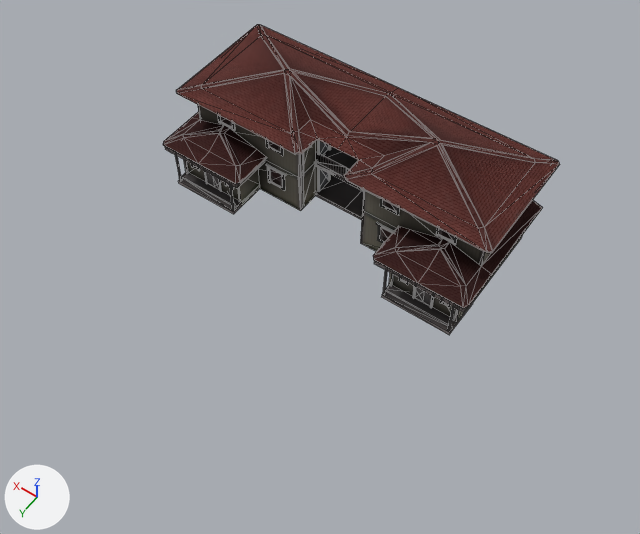
A saved change to the glTF model scene/building.glb.
The view is the same before and after, from a camera (50 mm lens) standing at (-152.0, 233.0, 308.0) and looking at (-15.0, 41.0, 6.0). Lighting does not change. The marker at lower left points along +X, +Y and +Z. Mesh edges are drawn as thin lines. Where no turn or scale is listed for an object, it has been applied to the vertices.

The first picture shows 'City_building_026'.
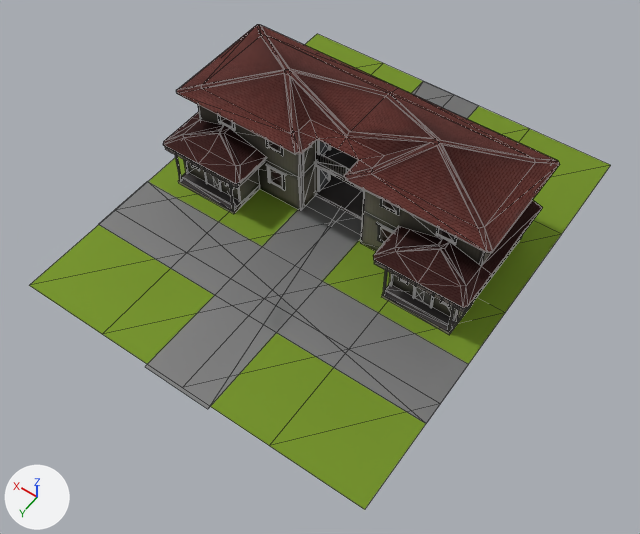
The newer file is also turned or shifted as a whole; pictures and numbers use the older file's frame.

Pixel boxes [x1, y1, x2, y2] of what changed, in the pictures (640 x 534 px):
'Plane001', added (green)
    after: [29, 34, 611, 510]
'Plane.001', added
    after: [99, 181, 469, 424]
'Plane', added
    after: [145, 81, 478, 409]

Edits to the bpy script that builds the scene:
```text
Add mat_20___default_006:
    mat_20___default_006 = principled_material('20 - Default.006')
    mat_20___default_006.base_color = (0.31, 0.455, 0.0588)  # green #97b445
    mat_20___default_006.metallic = 1.0
    mat_20___default_006.roughness = 0.859
Add mat_20___defaulta_013:
    mat_20___defaulta_013 = principled_material('20 - Defaulta.013')
    mat_20___defaulta_013.base_color = (0.271, 0.271, 0.271)  # grey #8e8e8e
    mat_20___defaulta_013.metallic = 1.0
    mat_20___defaulta_013.roughness = 0.717
Add mat_20___defaulta_012:
    mat_20___defaulta_012 = principled_material('20 - Defaulta.012')
    mat_20___defaulta_012.base_color = (0.271, 0.271, 0.271)  # grey #8e8e8e
    mat_20___defaulta_012.metallic = 1.0
    mat_20___defaulta_012.roughness = 0.717
Add me_mesh_027:
    me_mesh_027.from_pydata(...)  # 25 vertices, 32 faces; spans x -87.0..87.0, y -107.0..107.0, z 0.0
    me_mesh_027.materials.append(mat_20___default_006)  # green #97b445
Add me_plane_014:
    me_plane_014.from_pydata([(-87.0, 17.0, 0.0), (87.0, 17.0, 0.0), (87.0, -17.0, 0.0), (-87.0, -17.0, 0.0)], [], [(0, 1, 2), (0, 2, 3)])
    me_plane_014.materials.append(mat_20___defaulta_013)  # grey #8e8e8e
Add me_plane_013:
    me_plane_013.from_pydata([(17.0, -108.0, 0.0), (17.0, 108.0, 0.0), (-17.0, 108.0, 0.0), (-17.0, -108.0, 0.0)], [], [(0, 1, 2), (0, 2, 3)])
    me_plane_013.materials.append(mat_20___defaulta_012)  # grey #8e8e8e
Add ob_plane001:
    ob_plane001 = bpy.data.objects.new('Plane001', me_mesh_027)
    ob_plane001.location = (-2.7, 11.9, 0.0)
Add ob_plane_001:
    ob_plane_001 = bpy.data.objects.new('Plane.001', me_plane_014)
    ob_plane_001.location = (-2.6, 59.5, 0.1)
Add ob_plane:
    ob_plane = bpy.data.objects.new('Plane', me_plane_013)
    ob_plane.location = (-0.7, 12.6, 0.1)
```
